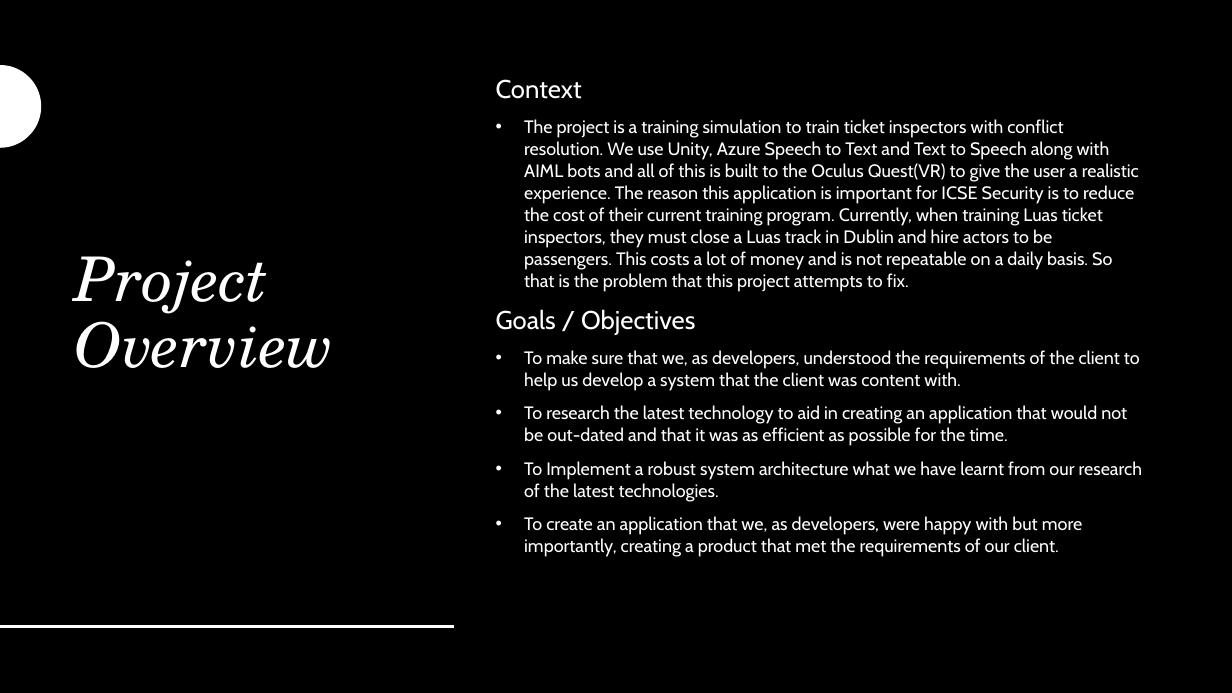
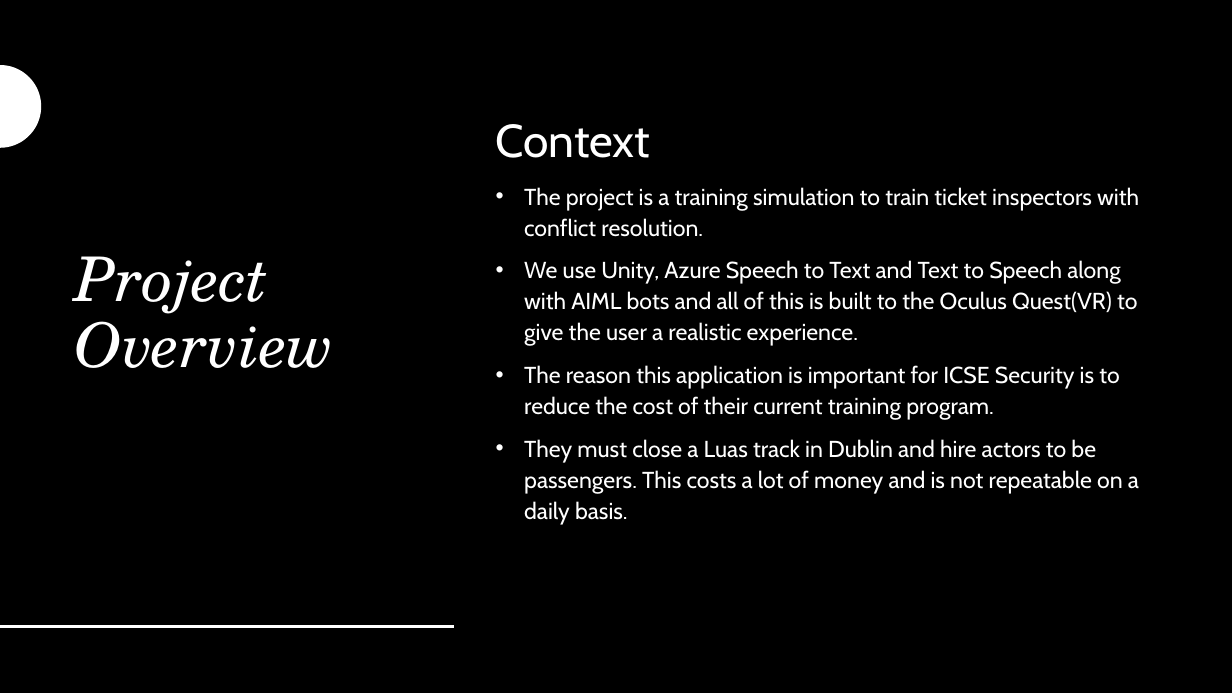
Before and after one commit to MatthewSloyan/final-year-applied-project-and-minor-dissertation, a slide deck: slide 3 of Demo Video & Presentation/Slides.pptx. Drawn at 1232x693 pixels with LibreOffice and Linux fonts; fonts in the diff are those of the drawing. Boxes give left, top, right and bottom in pixels: in the first picture for what was removed or moved away, otherwise in the second. Text is boxed around its words. In the diff, an @@ line names an element or a change of style, - is before the commit and + after.

```diff
--- a/Demo Video & Presentation/Slides.pptx
+++ b/Demo Video & Presentation/Slides.pptx
@@ text at (x1=496, y1=124, x2=651, y2=158): size 20 to 36 pt in "Context"; line spacing 1.02 to 1.12 @@
@@ text at (x1=524, y1=187, x2=1139, y2=525): text changed; size 14 to 18 pt @@
-• The project is a training simulation to train ticket inspectors with conflict resolution. We use Unity, Azure Speech to Text and Text to Speech along with AIML bots and all of this is built to the Oculus Quest(VR) to give the user a realistic experience. The reason this application is important for ICSE Security is to reduce the cost of their current training program. Currently, when training Luas ticket inspectors, they must close a Luas track in Dublin and hire actors to be passengers. This costs a lot of money and is not repeatable on a daily basis. So that is the problem that this project attempts to fix.
-Goals / Objectives
-• To make sure that we, as developers, understood the requirements of the client to help us develop a system that the client was content with.
-• To research the latest technology to aid in creating an application that would not be out-dated and that it was as efficient as possible for the time.
-• To Implement a robust system architecture what we have learnt from our research of the latest technologies.
-• To create an application that we, as developers, were happy with but more importantly, creating a product that met the requirements of our client.
+• The project is a training simulation to train ticket inspectors with conflict resolution.
+• We use Unity, Azure Speech to Text and Text to Speech along with AIML bots and all of this is built to the Oculus Quest(VR) to give the user a realistic experience.
+• The reason this application is important for ICSE Security is to reduce the cost of their current training program.
+• They must close a Luas track in Dublin and hire actors to be passengers. This costs a lot of money and is not repeatable on a daily basis.
```
Also in this commit, not shown: 1 other slide changed, 2 slides added, 1 slide removed, 8 other files.
